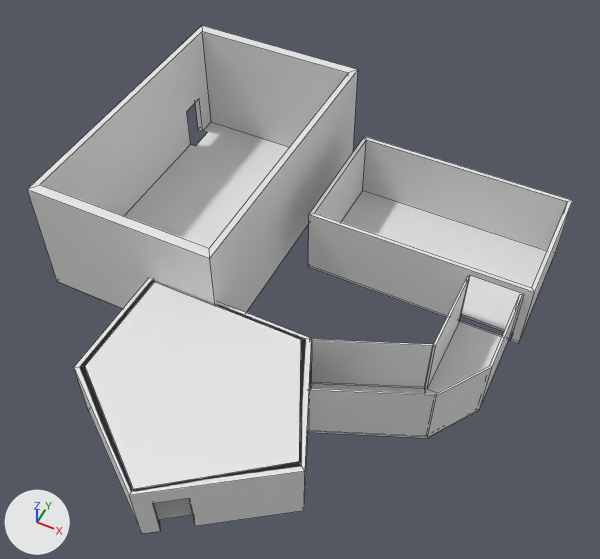
An edit to the FBX model Assets/Models/mainRoom.fbx, drawn before and after from the same camera.
Camera for both pictures: a 50 mm camera at (86.9, -125.9, 145.9) aimed at (34.0, -20.1, 13.6). Every picture has the same lights, and +X, +Y and +Z are marked at lower left. Mesh edges are drawn as thin lines. Where no turn or scale is listed for an object, it has been applied to the vertices. Vertices at the same position are counted once.

In view in the first picture: 'GiftShop', 'hallway.001', 'hallwayOut', 'mainRoom'.
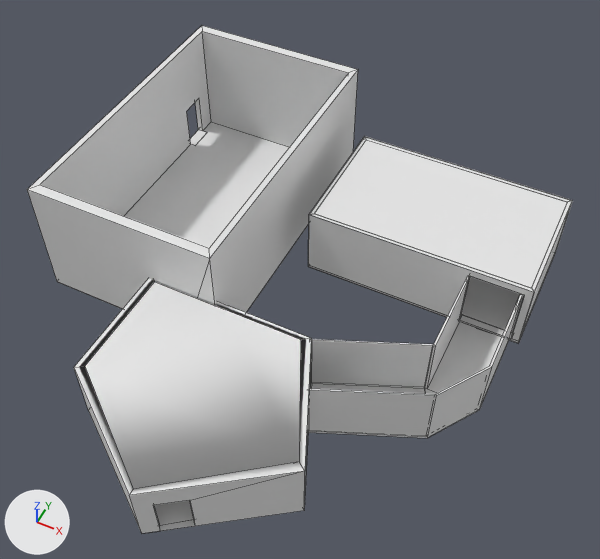
Where the change shows, as pixel boxes [x1, y1, x2, y2] in the pictures (600 x 559 px; the box of a moved part takes in the faces that stretch with it):
part 1 of me_cube_007, moved or reshaped
    both: [27, 32, 289, 309]
part 2 of me_cube_008, moved or reshaped
    both: [129, 354, 311, 534]
part 3 of me_plane_002, moved or reshaped
    before: [308, 215, 535, 344]
    after: [308, 140, 567, 344]

The change, as a list of edits to the scene's bpy script:
```text
Change me_cube_008:
    used by ob_hallway_001; location = (24.7, -47.7, 0.0)
    remove me_cube_008.from_pydata(...)  # 69 vertices, 37 faces; spans x -18.9..30.7, y -31.0..13.4, z -0.1..15.1
    add me_cube_008.from_pydata(...)  # 58 vertices, 42 faces; spans x -18.9..30.7, y -31.0..13.4, z -0.1..15.1
    me_cube_008 part 2
    30 vertices are removed from x -14.7..22.9, y -29.0..13.4, z -0.1..11.1
    20 faces are deleted
    4 vertices in x -14.7..-8.2, y 12.2..13.4, z 11.1 move by (0.0, 0.0, -0.3)
    19 vertices are added at x 8.0..22.9, y -29.0..10.2, z 0.2..10.7
    25 new faces join them
Change me_plane_002:
    used by ob_giftshop; location = (64.0, 11.2, 0.1)
    remove me_plane_002.from_pydata(...)  # 34 vertices, 23 faces; spans x -35.5..15.9, y -15.9..14.9, z 0.0..17.1
    add me_plane_002.from_pydata(...)  # 68 vertices, 48 faces; spans x -35.5..15.9, y -15.9..14.9, z 0.0..17.1
    me_plane_002 part 3
    2 vertices are removed from x 2.2..14.1, y -15.9, z 0.0
    5 faces are deleted
    4 vertices in x 2.2..14.1, y -15.9..-15.0, z 15.6 move by (0.0, 0.0, -0.4)
    2 vertices move from x 2.2..14.1, y -14.1, z 0.0 to x 2.2..14.1, y -14.1, z 0.5
    2 vertices are added at (14.1, -15.9, 0.5), (2.2, -15.9, 0.5)
    6 new faces join them
Change me_cube_007:
    used by ob_mainroom; location = (0.0, 0.0, 0.0)
    remove me_cube_007.from_pydata(...)  # 48 vertices, 28 faces; spans x -22.1..22.1, y -35.3..35.3, z -0.1..28.9
    add me_cube_007.from_pydata(...)  # 42 vertices, 29 faces; spans x -22.1..22.1, y -35.3..35.3, z -0.1..28.9
    me_cube_007 part 1
    10 vertices are removed from x -22.1..16.4, y -35.3..28.4, z -0.1..11.1
    14 faces are deleted
    6 vertices in x -22.1..-19.2, y 21.9..28.4, z -0.1..11.1 move by (0.0, 0.0, 0.1)
    2 vertices move from x 10.0, y -35.3..-32.9, z 11.1 to x 10.0, y -35.3..-32.9, z 10.8
    4 vertices are added at (-22.1, 21.9, 0.0), (-22.1, 28.4, 0.0), (16.4, -35.3, 10.8), (16.4, -32.9, 10.8)
    15 new faces join them
```
